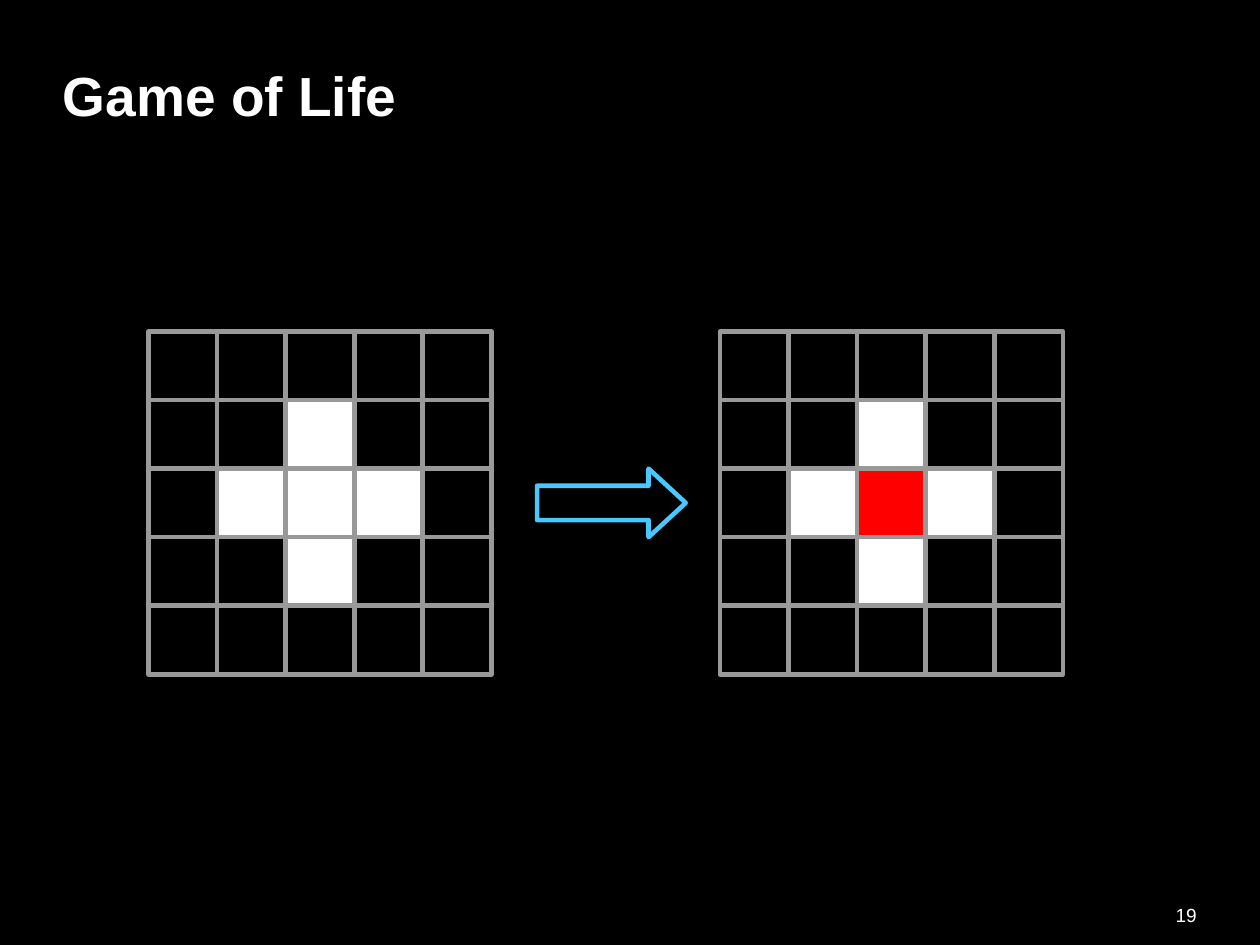
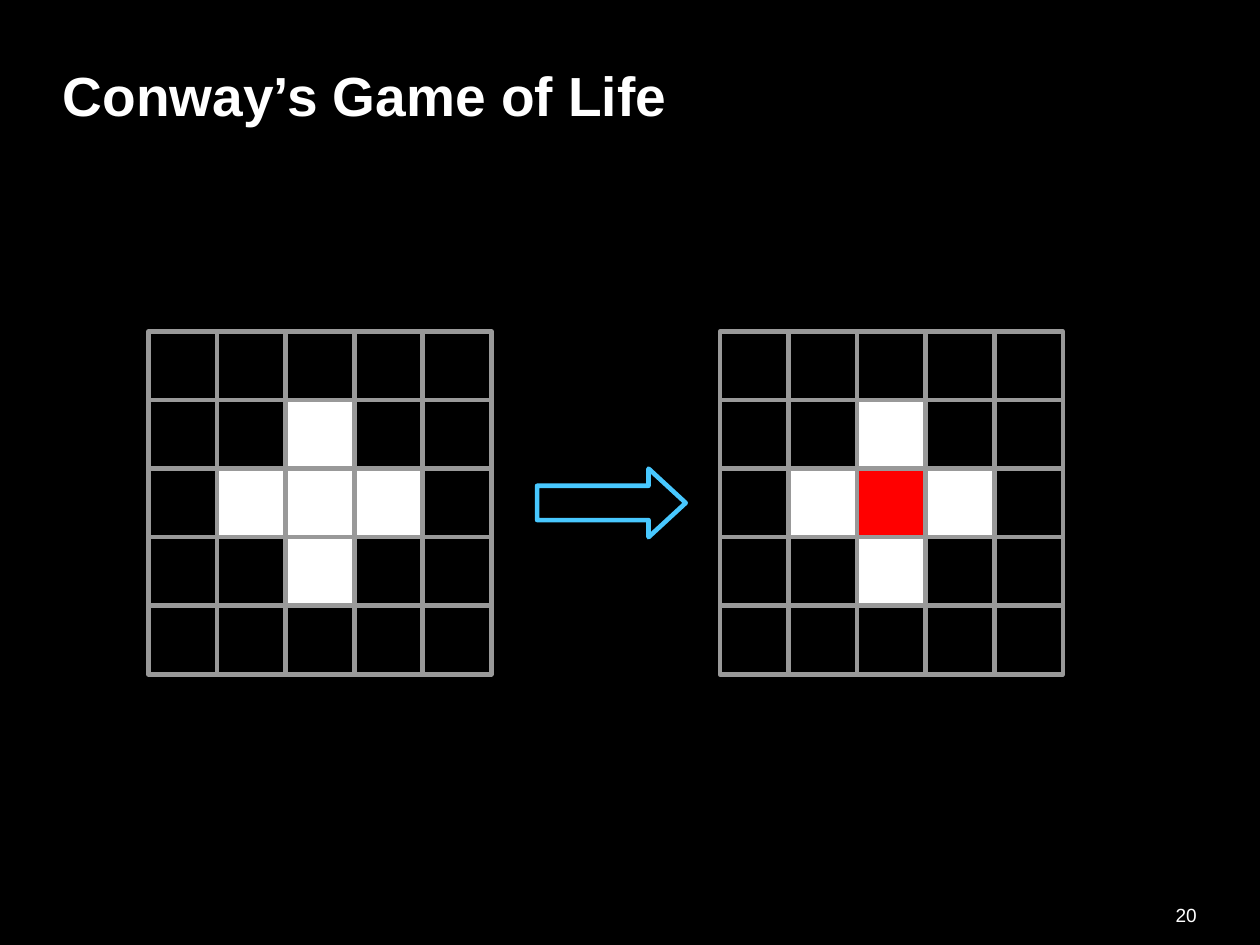
Before and after one commit to gernst/connections, a slide deck: slide 20 of computation.odp (slide 19 before the commit). Drawn at 1260x945 pixels with LibreOffice and Linux fonts; fonts in the diff are those of the drawing. Boxes give left, top, right and bottom in pixels: in the first picture for what was removed or moved away, otherwise in the second. Text is boxed around its words. In the diff, an @@ line names an element or a change of style, - is before the commit and + after.

```diff
--- a/computation.odp
+++ b/computation.odp
@@ title at [63, 76, 666, 126]: text changed @@
-Game of Life
+Conway’s Game of Life
@@ page number at [1176, 908, 1197, 922]: text changed @@
-19
+20
```
Also in this commit, not shown: 2 other slides changed, 6 slides added.
